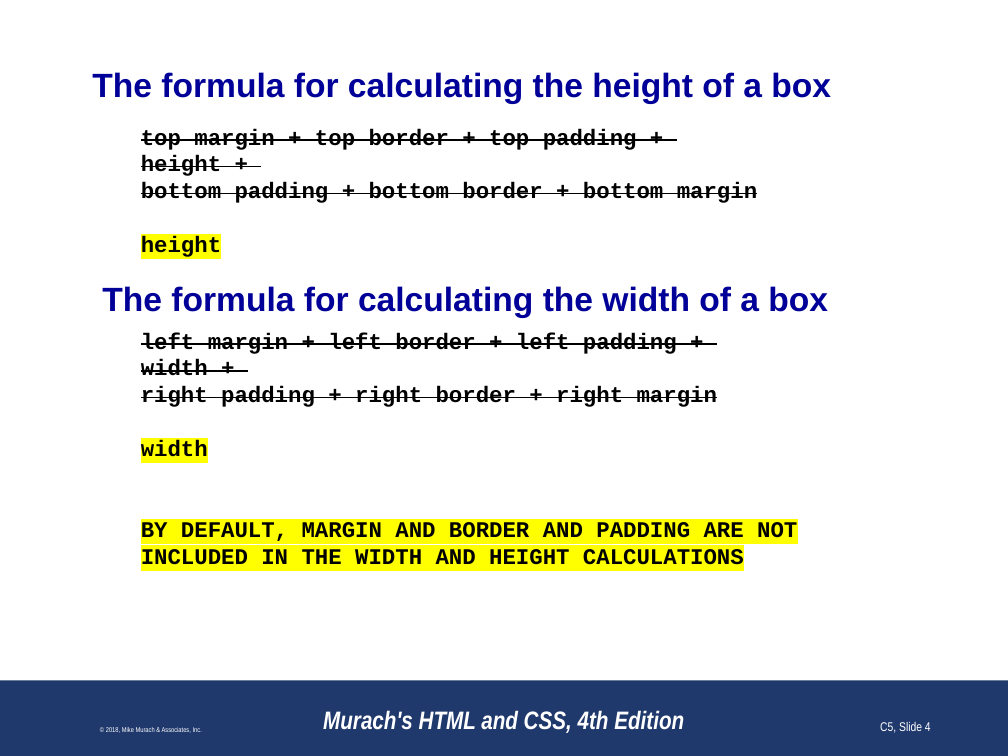
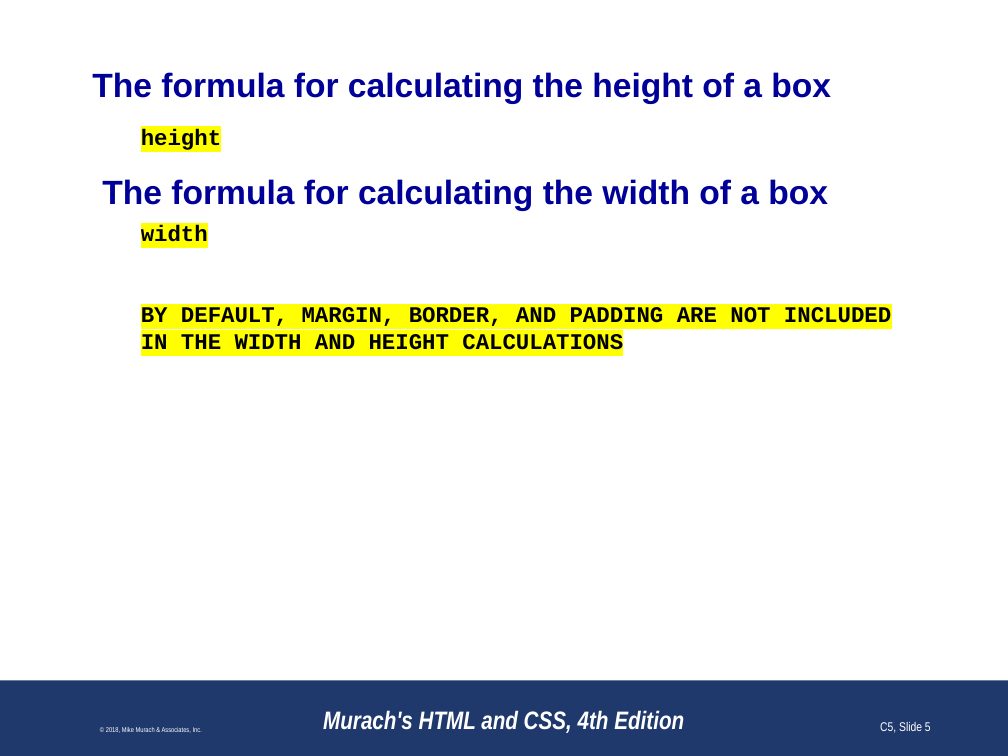
Before and after one commit to paulsmithkc/awd1000_base_lab_and_homework, a slide deck: slide 5 of murach_html_4e/slides/Chapter 5 slides (Revised).pptx (slide 4 before the commit). Drawn at 1008x756 pixels with LibreOffice and Linux fonts; fonts in the diff are those of the drawing; background and template pictures are left out. Boxes give left, top, right and bottom in pixels: in the first picture for what was removed or moved away, otherwise in the second. Text is boxed around its words. In the diff, an @@ line names an element or a change of style, - is before the commit and + after.

```diff
--- a/murach_html_4e/slides/Chapter 5 slides (Revised).pptx
+++ b/murach_html_4e/slides/Chapter 5 slides (Revised).pptx
@@ text at (x1=141, y1=128, x2=757, y2=203): paragraphs removed @@
-top margin + top border + top padding +
-height +
-bottom padding + bottom border + bottom margin
@@ text at (x1=141, y1=307, x2=891, y2=350): text changed @@
-BY DEFAULT, MARGIN AND BORDER AND PADDING ARE NOT INCLUDED IN THE WIDTH AND HEIGHT CALCULATIONS
+BY DEFAULT, MARGIN, BORDER, AND PADDING ARE NOT INCLUDED IN THE WIDTH AND HEIGHT CALCULATIONS
@@ text at (x1=141, y1=332, x2=717, y2=407): paragraphs removed @@
-left margin + left border + left padding +
-width +
-right padding + right border + right margin
@@ page number at (x1=880, y1=722, x2=931, y2=733): text changed @@
-C5, Slide 4
+C5, Slide 5
```
Also in this commit, not shown: 27 other slides changed, 1 slide added, 2 slides removed.
